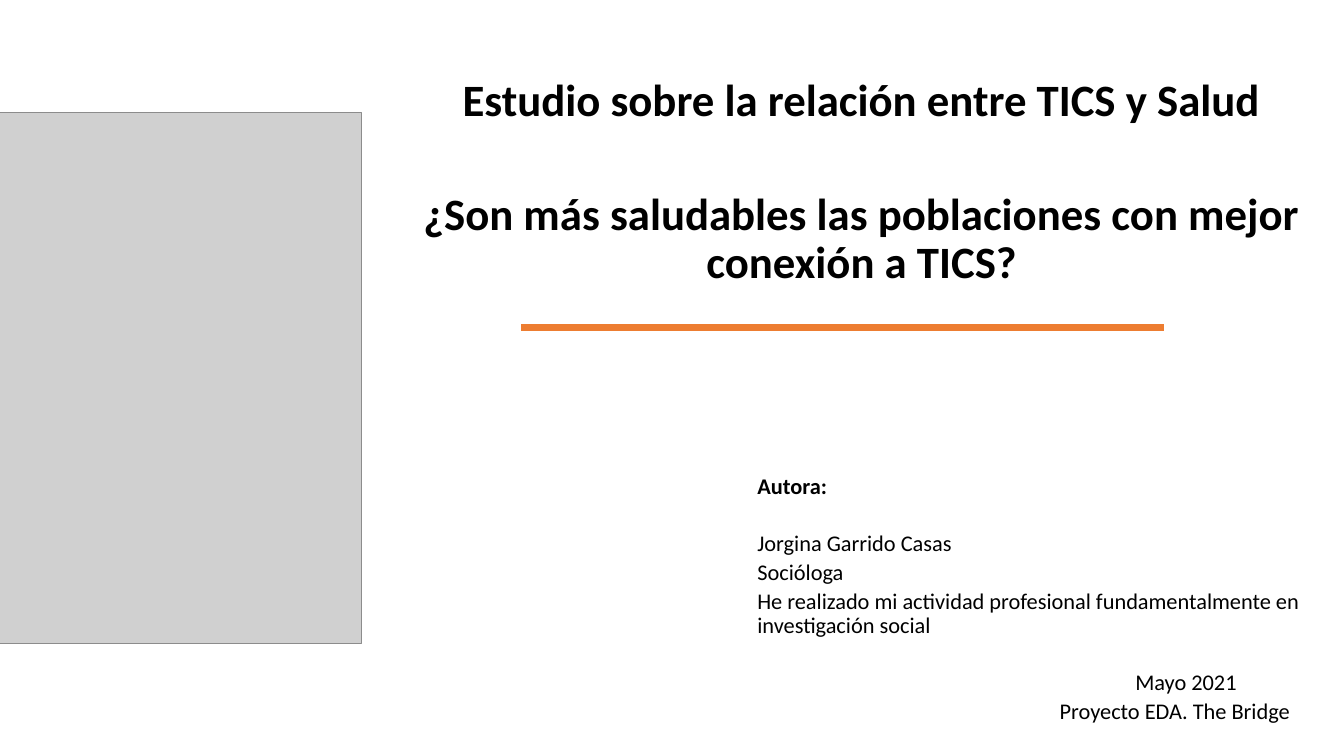
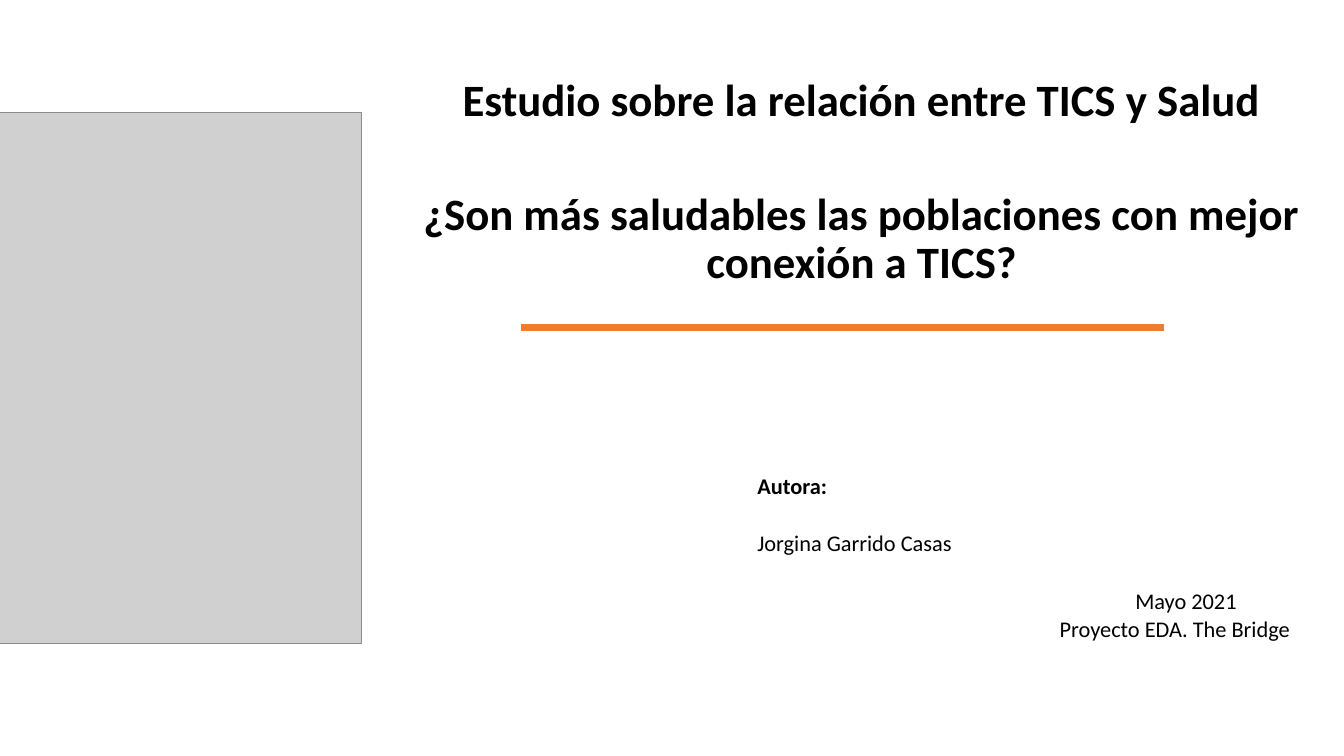
Before and after one commit to GinaGarridoCasas/Gina, a slide deck: slide 1 of TICS_SALUD_EDA/Documentation/Presentacion_EDA.pptx. Drawn at 1344x756 pixels with LibreOffice and Linux fonts; fonts in the diff are those of the drawing; grey boxes stand for pictures. Boxes give left, top, right and bottom in pixels: in the first picture for what was removed or moved away, otherwise in the second. Text is boxed around its words. In the diff, an @@ line names an element or a change of style, - is before the commit and + after.

```diff
--- a/TICS_SALUD_EDA/Documentation/Presentacion_EDA.pptx
+++ b/TICS_SALUD_EDA/Documentation/Presentacion_EDA.pptx
@@ text at box(757, 564, 1299, 637): paragraphs removed @@
-Socióloga
-He realizado mi actividad profesional fundamentalmente en investigación social
```
Also in this commit, not shown: 9 other slides changed, 5 slides added, 35 other files.
